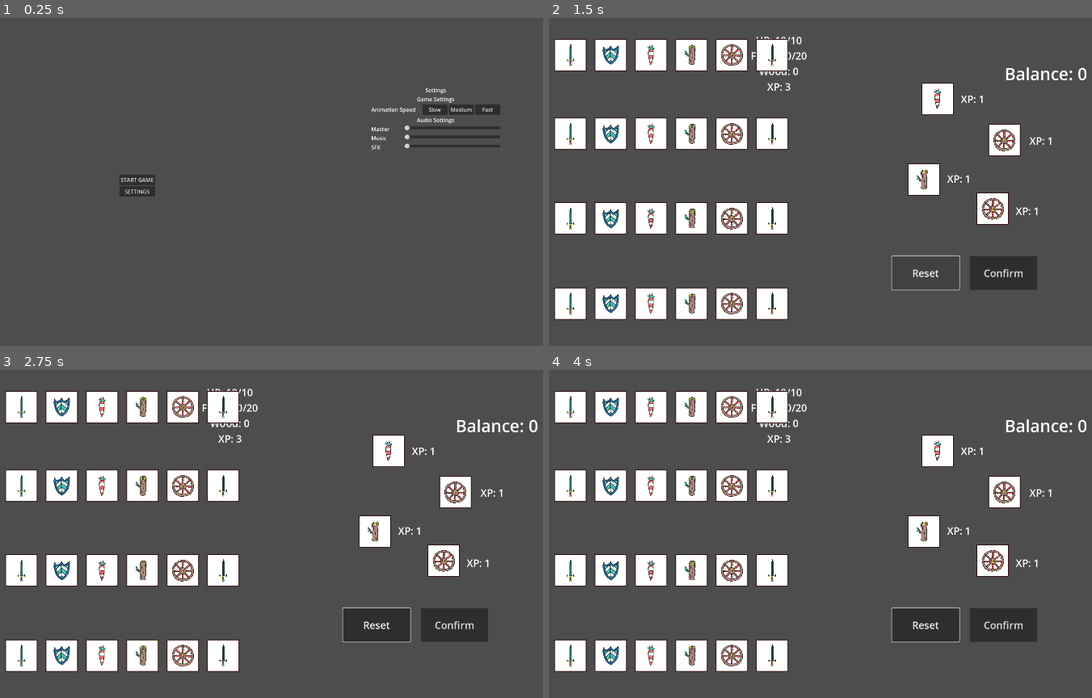
Above: before the commit, frames 1-4 (two rows, left to right).
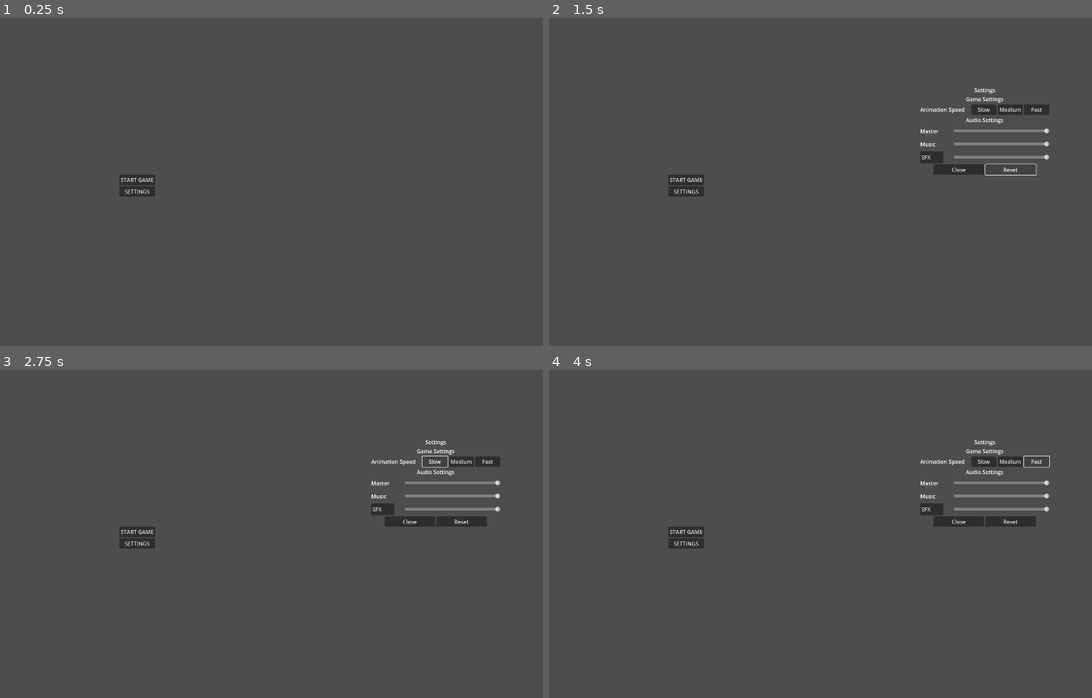
Above: after the commit, the same moments.

Repository: Sugo98/godot-77
Game: Godot game, scene res://game_logic/game_manager.tscn
Two runs of this game, one before a commit and one after it. Both use one fixed random seed, a clock stepped at 60 frames per second and the inputs below.
Inputs (mouse positions are in pixels of both pictures, inside the frame that each line leads up to):
- Up to frame 1 (0.25 s): no input
- Up to frame 2 (1.5 s): click "SETTINGS" at 0.5 s; click "Reset" at 1.25 s
- Up to frame 3 (2.75 s): click (434, 461) at 2 s, where only the run after the commit has a clickable "Slow"
- Up to frame 4 (4 s): click (1010, 461) at 2.75 s, where only the run after the commit has a clickable "Medium"; click (1037, 461) at 3.5 s, where only the run after the commit has a clickable "Fast"

The runs differ from the first frame. In frame 1, 1.1% of the frame differs, in the area x 68-93%, y 21-41%; in frame 2, 20%; in frame 3, 21%, in the area x 0-100%, y 5-93%; in frame 4, 21%.

Commit message:
menu for setting volume

Diff:
--- a/enemies logic/enemy.tscn
+++ b/enemies logic/enemy.tscn
@@ -48,12 +48,3 @@
 [node name="AttackSFX" type="AudioStreamPlayer" parent="."]
 stream = ExtResource("3_nsnlr")
 bus = &"SFX"
-
-[node name="Button" type="Button" parent="."]
-offset_left = 114.0
-offset_top = 50.0
-offset_right = 161.0
-offset_bottom = 81.0
-text = "PLAY"
-
-[connection signal="pressed" from="Button" to="." method="play_attack_sfx"]
--- a/game_logic/main_menu.gd
+++ b/game_logic/main_menu.gd
@@ -2,13 +2,65 @@
 
 var game_manager : GameManager
 
+@onready var game_menu: VBoxContainer = $"Game Menu"
+@onready var settings_menu: VBoxContainer = $"Settings Menu"
+@onready var audio_stream_player: AudioStreamPlayer = $AudioStreamPlayer
+
+var master_bus
+var music_bus
+var sfx_bus
+
+
 # Called when the node enters the scene tree for the first time.
 func _ready() -> void:
-	pass
+	master_bus = AudioServer.get_bus_index("Master")
+	music_bus = AudioServer.get_bus_index("Music")
+	sfx_bus = AudioServer.get_bus_index("SFX")
+	prepare_menu()
 
-# Called every frame. 'delta' is the elapsed time since the previous frame.
-func _process(_delta: float) -> void:
-	pass
+func prepare_menu() :
+	settings_menu.hide()
+	audio_stream_player.play()
 
 func _on_start_game_pressed() -> void:
 	game_manager.start_game()
+	audio_stream_player.stop()
+
+
+func open_settings() -> void:
+	settings_menu.show()
+	%MasterSlider.value = db_to_linear(AudioServer.get_bus_volume_db(master_bus))
+	%MusicSlider.value = db_to_linear(AudioServer.get_bus_volume_db(music_bus))
+	%SFXSlider.value = db_to_linear(AudioServer.get_bus_volume_db(sfx_bus))
+
+func _on_sfx_slider_value_changed(value: float) -> void:
+	AudioServer.set_bus_volume_db(
+		sfx_bus,
+		linear_to_db(value)
+	)
+
+func _on_music_slider_value_changed(value: float) -> void:
+	AudioServer.set_bus_volume_db(
+		music_bus,
+		linear_to_db(value)
+	)
+
+func _on_master_slider_value_changed(value: float) -> void:
+	AudioServer.set_bus_volume_db(
+		master_bus,
+		linear_to_db(value)
+	)
+
+
+func _on_close_pressed() -> void:
+	settings_menu.hide()
+
+
+func _on_reset_pressed() -> void:
+	%MasterSlider.value = 1
+	%MusicSlider.value = 1
+	%SFXSlider.value = 1
+
+
+func _on_debug_pressed() -> void:
+	$AudioStreamPlayer2.play()
--- a/game_logic/main_menu.tscn
+++ b/game_logic/main_menu.tscn
@@ -1,6 +1,8 @@
-[gd_scene load_steps=2 format=3 uid="uid://c5mfo6eaopvch"]
+[gd_scene load_steps=4 format=3 uid="uid://c5mfo6eaopvch"]
 
 [ext_resource type="Script" path="res://game_logic/main_menu.gd" id="1_m3nt4"]
+[ext_resource type="AudioStream" uid="uid://bs3v4l4ecfx3r" path="res://assets/music/Town_-_Castle_Gates.ogg" id="2_sp5x1"]
+[ext_resource type="AudioStream" uid="uid://cmvpunesy6b3t" path="res://assets/sound fx/hitHurt.wav" id="3_wk7ht"]
 
 [node name="MainMenu" type="Control"]
 layout_mode = 3
@@ -42,91 +44,131 @@
 text = "Settings"
 horizontal_alignment = 1
 
-[node name="VBoxContainer2" type="VBoxContainer" parent="Settings Menu"]
+[node name="GameSetting" type="VBoxContainer" parent="Settings Menu"]
 layout_mode = 2
 
-[node name="Game" type="Label" parent="Settings Menu/VBoxContainer2"]
+[node name="Game" type="Label" parent="Settings Menu/GameSetting"]
 layout_mode = 2
 text = "Game Settings"
 horizontal_alignment = 1
 
-[node name="HBoxContainer" type="HBoxContainer" parent="Settings Menu/VBoxContainer2"]
+[node name="HBoxContainer" type="HBoxContainer" parent="Settings Menu/GameSetting"]
 layout_mode = 2
 
-[node name="Label" type="Label" parent="Settings Menu/VBoxContainer2/HBoxContainer"]
+[node name="Label" type="Label" parent="Settings Menu/GameSetting/HBoxContainer"]
 layout_mode = 2
 size_flags_horizontal = 3
 size_flags_stretch_ratio = 2.0
 text = "Animation Speed"
 
-[node name="Button" type="Button" parent="Settings Menu/VBoxContainer2/HBoxContainer"]
+[node name="Button" type="Button" parent="Settings Menu/GameSetting/HBoxContainer"]
 layout_mode = 2
 size_flags_horizontal = 3
 text = "Slow"
 
-[node name="Button2" type="Button" parent="Settings Menu/VBoxContainer2/HBoxContainer"]
+[node name="Button2" type="Button" parent="Settings Menu/GameSetting/HBoxContainer"]
 layout_mode = 2
 size_flags_horizontal = 3
 text = "Medium"
 
-[node name="Button3" type="Button" parent="Settings Menu/VBoxContainer2/HBoxContainer"]
+[node name="Button3" type="Button" parent="Settings Menu/GameSetting/HBoxContainer"]
 layout_mode = 2
 size_flags_horizontal = 3
 text = "Fast"
 
-[node name="VBoxContainer" type="VBoxContainer" parent="Settings Menu"]
+[node name="AudioSetting" type="VBoxContainer" parent="Settings Menu"]
 layout_mode = 2
 
-[node name="Audio" type="Label" parent="Settings Menu/VBoxContainer"]
+[node name="Audio" type="Label" parent="Settings Menu/AudioSetting"]
 layout_mode = 2
 text = "Audio Settings"
 horizontal_alignment = 1
 
-[node name="HBoxContainer" type="HBoxContainer" parent="Settings Menu/VBoxContainer"]
+[node name="HBoxContainer" type="HBoxContainer" parent="Settings Menu/AudioSetting"]
+custom_minimum_size = Vector2(30, 35)
 layout_mode = 2
+size_flags_vertical = 3
 
-[node name="Label" type="Label" parent="Settings Menu/VBoxContainer/HBoxContainer"]
+[node name="Label" type="Label" parent="Settings Menu/AudioSetting/HBoxContainer"]
 layout_mode = 2
 size_flags_horizontal = 3
 text = "Master"
 
-[node name="HSlider" type="HSlider" parent="Settings Menu/VBoxContainer/HBoxContainer"]
+[node name="MasterSlider" type="HSlider" parent="Settings Menu/AudioSetting/HBoxContainer"]
+unique_name_in_owner = true
 layout_mode = 2
 size_flags_horizontal = 3
+size_flags_vertical = 1
 size_flags_stretch_ratio = 3.0
 max_value = 1.0
 step = 0.01
 
-[node name="HBoxContainer2" type="HBoxContainer" parent="Settings Menu/VBoxContainer"]
+[node name="HBoxContainer2" type="HBoxContainer" parent="Settings Menu/AudioSetting"]
+custom_minimum_size = Vector2(30, 35)
 layout_mode = 2
+size_flags_vertical = 3
 
-[node name="Label" type="Label" parent="Settings Menu/VBoxContainer/HBoxContainer2"]
+[node name="Label" type="Label" parent="Settings Menu/AudioSetting/HBoxContainer2"]
 layout_mode = 2
 size_flags_horizontal = 3
 text = "Music"
 
-[node name="HSlider" type="HSlider" parent="Settings Menu/VBoxContainer/HBoxContainer2"]
+[node name="MusicSlider" type="HSlider" parent="Settings Menu/AudioSetting/HBoxContainer2"]
+unique_name_in_owner = true
 layout_mode = 2
 size_flags_horizontal = 3
+size_flags_vertical = 4
 size_flags_stretch_ratio = 3.0
 max_value = 1.0
 step = 0.01
 
-[node name="HBoxContainer3" type="HBoxContainer" parent="Settings Menu/VBoxContainer"]
+[node name="HBoxContainer3" type="HBoxContainer" parent="Settings Menu/AudioSetting"]
+custom_minimum_size = Vector2(30, 35)
 layout_mode = 2
+size_flags_vertical = 3
 
-[node name="Label" type="Label" parent="Settings Menu/VBoxContainer/HBoxContainer3"]
+[node name="SFX" type="Button" parent="Settings Menu/AudioSetting/HBoxContainer3"]
+layout_mode = 2
+size_flags_horizontal = 2
+text = "SFX        "
+alignment = 0
+
+[node name="SFXSlider" type="HSlider" parent="Settings Menu/AudioSetting/HBoxContainer3"]
+unique_name_in_owner = true
 layout_mode = 2
 size_flags_horizontal = 3
-text = "SFX
-"
-
-[node name="HSlider" type="HSlider" parent="Settings Menu/VBoxContainer/HBoxContainer3"]
-layout_mode = 2
-size_flags_horizontal = 3
+size_flags_vertical = 4
 size_flags_stretch_ratio = 3.0
 max_value = 1.0
 step = 0.01
 
+[node name="HBoxContainer" type="HBoxContainer" parent="Settings Menu"]
+layout_mode = 2
+alignment = 1
+
+[node name="Close" type="Button" parent="Settings Menu/HBoxContainer"]
+custom_minimum_size = Vector2(150, 0)
+layout_mode = 2
+text = "Close"
+
+[node name="Reset" type="Button" parent="Settings Menu/HBoxContainer"]
+custom_minimum_size = Vector2(150, 0)
+layout_mode = 2
+text = "Reset"
+
+[node name="AudioStreamPlayer" type="AudioStreamPlayer" parent="."]
+stream = ExtResource("2_sp5x1")
+bus = &"Music"
+
+[node name="AudioStreamPlayer2" type="AudioStreamPlayer" parent="."]
+stream = ExtResource("3_wk7ht")
+bus = &"SFX"
+
 [connection signal="pressed" from="Game Menu/StartGame" to="." method="_on_start_game_pressed"]
-[connection signal="pressed" from="Game Menu/Option" to="." method="_on_start_game_pressed"]
+[connection signal="pressed" from="Game Menu/Option" to="." method="open_settings"]
+[connection signal="value_changed" from="Settings Menu/AudioSetting/HBoxContainer/MasterSlider" to="." method="_on_master_slider_value_changed"]
+[connection signal="value_changed" from="Settings Menu/AudioSetting/HBoxContainer2/MusicSlider" to="." method="_on_music_slider_value_changed"]
+[connection signal="pressed" from="Settings Menu/AudioSetting/HBoxContainer3/SFX" to="." method="_on_debug_pressed"]
+[connection signal="value_changed" from="Settings Menu/AudioSetting/HBoxContainer3/SFXSlider" to="." method="_on_sfx_slider_value_changed"]
+[connection signal="pressed" from="Settings Menu/HBoxContainer/Close" to="." method="_on_close_pressed"]
+[connection signal="pressed" from="Settings Menu/HBoxContainer/Reset" to="." method="_on_reset_pressed"]
Not shown, added: assets/music/Town_-_Castle_Gates.ogg.import
Not shown: 1 places in resources/levels/plain.tres that only renumber resources
Not shown, added: assets/music/Town_-_Castle_Gates.ogg
